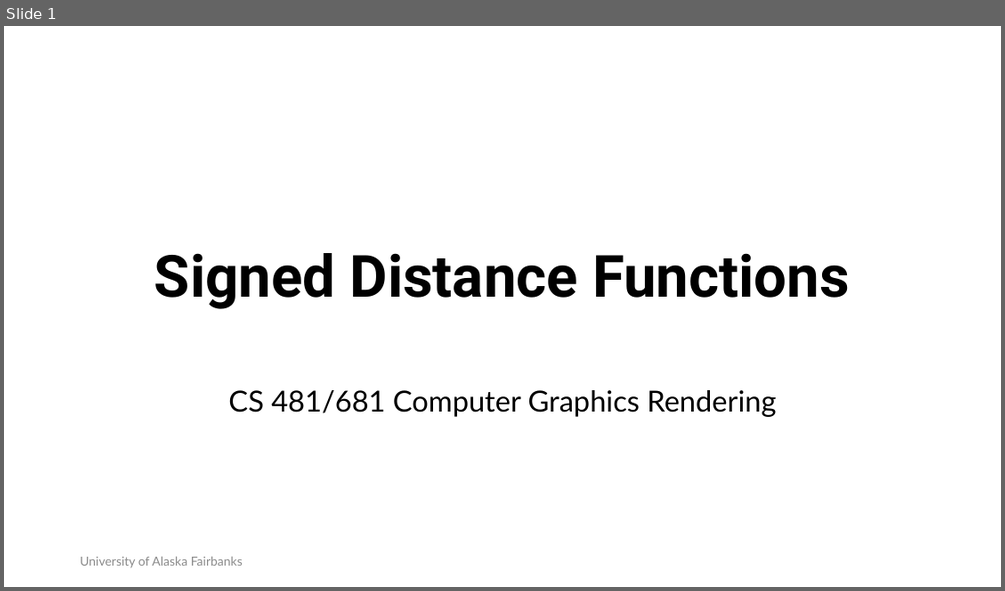
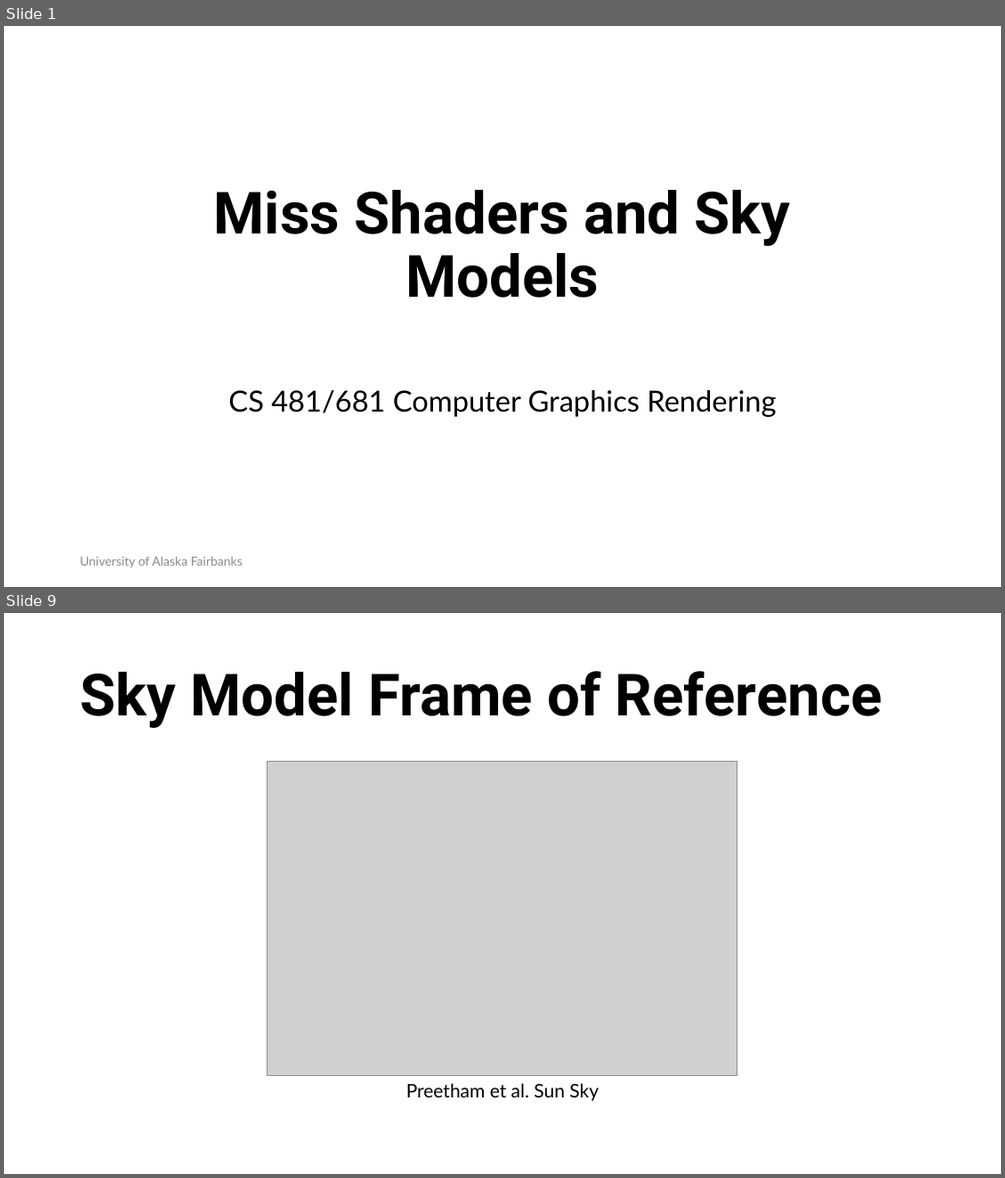
Before and after one commit to RahidZaman/cs481681-cgr, a slide deck: slides/pptx/week04.pptx. Shown one above the other, each under a label of ours: slide 1 before the commit, slides 1 and 9 after it; the slides between them are not shown. The pictures are 1005x591 and 1005x1178 pixels, drawn with LibreOffice and Linux fonts; fonts in the diff are those of the drawing; grey boxes stand for pictures; background and template pictures are left out. Boxes give left, top, right and bottom in pixels: in the first picture for what was removed or moved away, otherwise in the second. Text is boxed around its words. In the diff, an @@ line names an element or a change of style, - is before the commit and + after.

```diff
--- a/slides/pptx/week04.pptx
+++ b/slides/pptx/week04.pptx
@@ slide 9 added at [4, 613, 1001, 1174], background #FFFFFF @@
@@ title added at [80, 671, 882, 728], 56 pt, text #000000, bold @@
+Sky Model Frame of Reference
@@ picture added at [267, 762, 736, 1075] @@
@@ text added at [406, 1083, 599, 1101], 18 pt, text #000000 @@
+Preetham et al. Sun Sky
@@ slide 1 changed as well @@
@@ title at [214, 190, 791, 297]: text changed @@
-Signed Distance Functions
+Miss Shaders and Sky Models
```
Also in this commit, not shown: 1 other slide changed, 13 other slides added, 2 slides removed, 40 other files.
